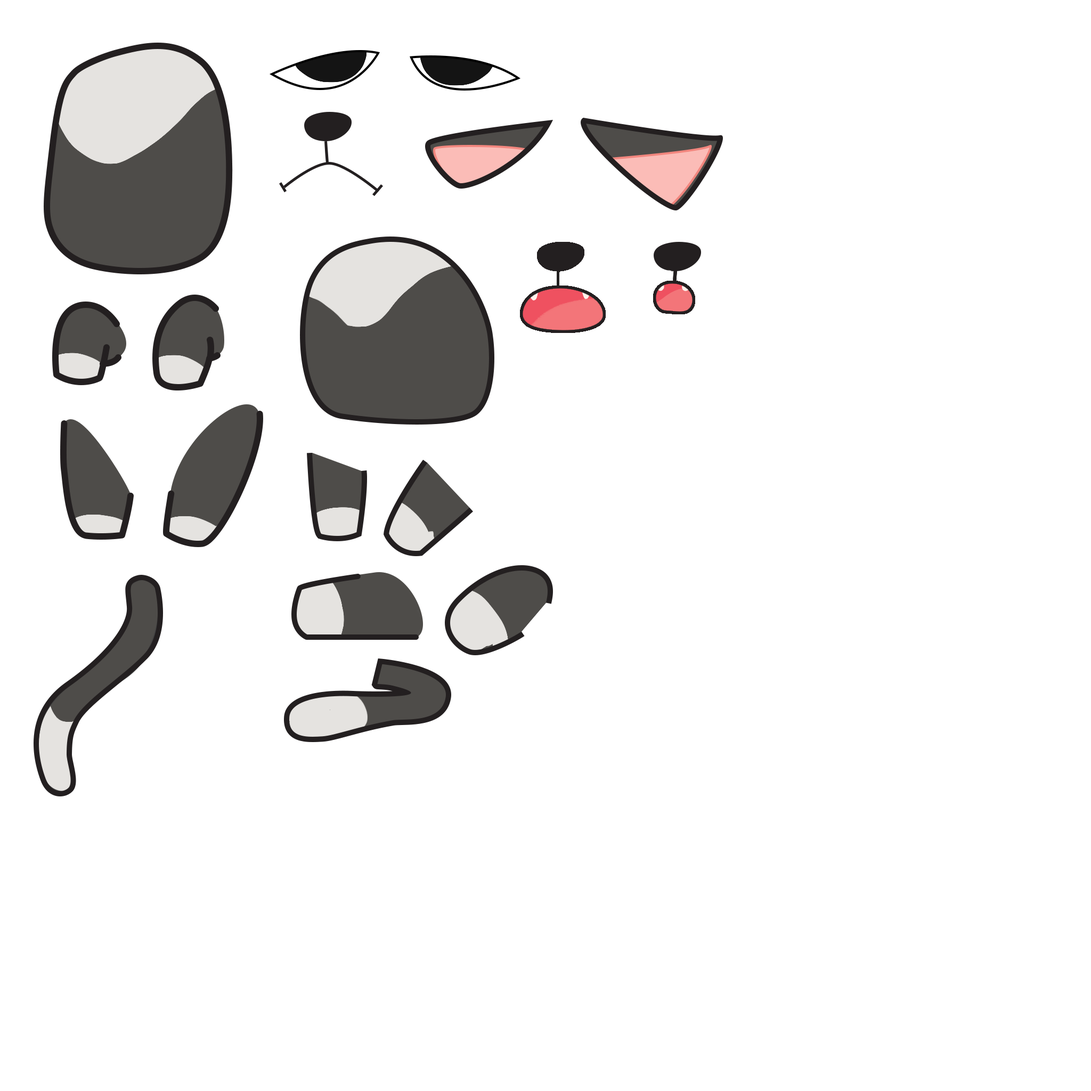
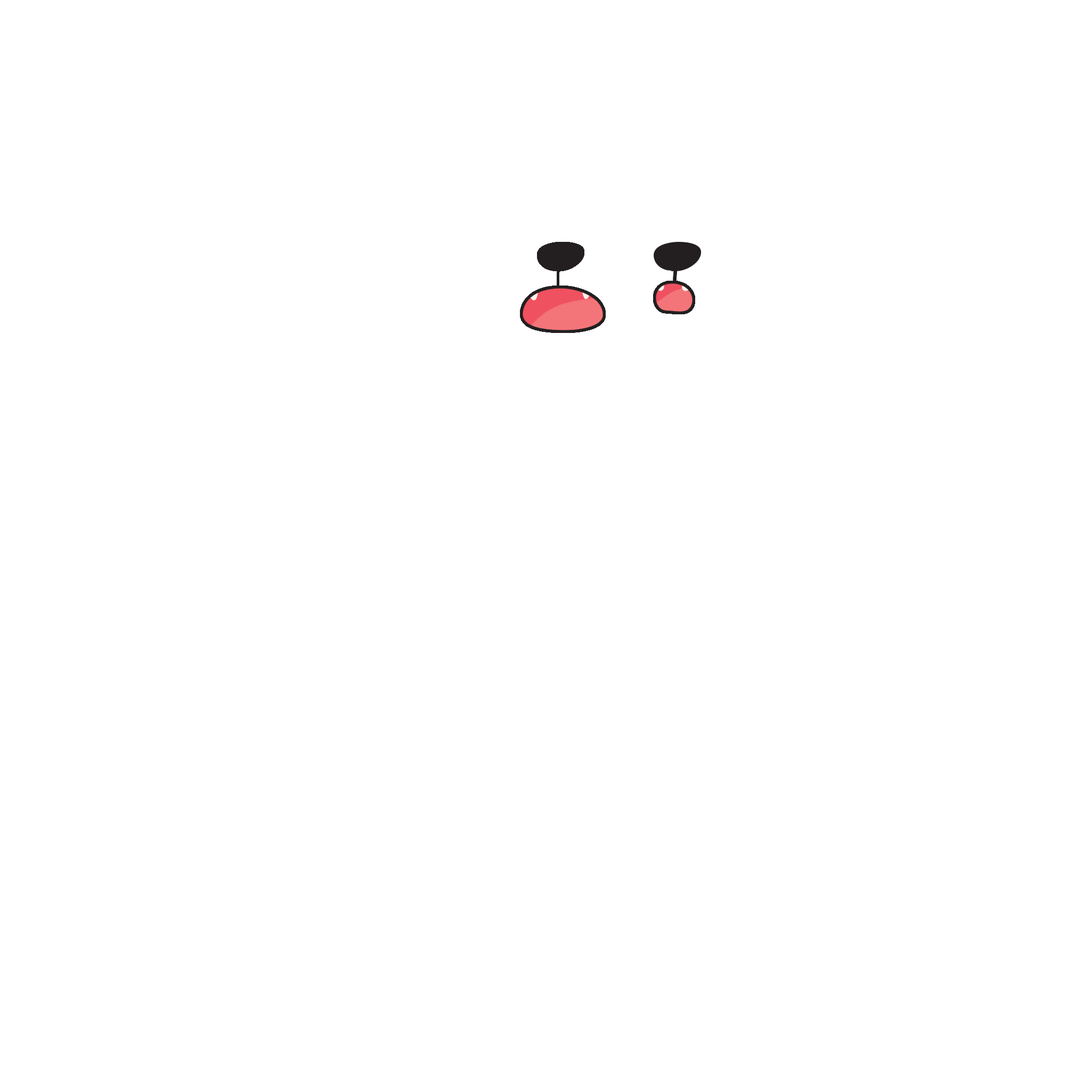
Before/after of a 1091 × 1091 layered artwork. What changed in the layer stack:
hid group "cat tired" (21 layers) over (269, 50, 724, 743)
painted on "Shape 24" over (438, 160, 468, 189)
hid group "hold" (14 layers) over (33, 42, 264, 797)
painted on "Shape 27" over (163, 412, 258, 536)
painted on "Shape 32" over (122, 184, 233, 269)
